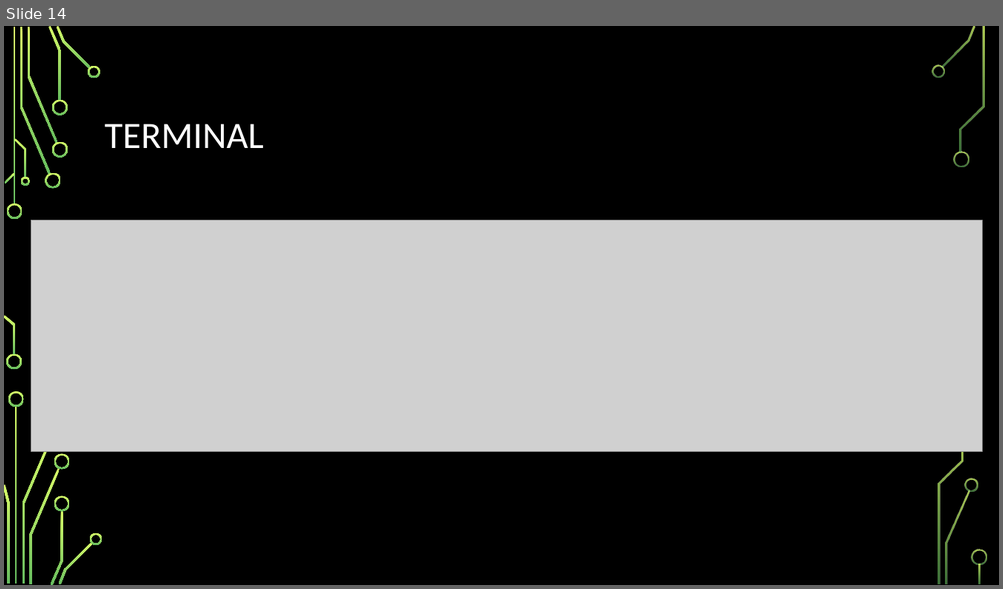
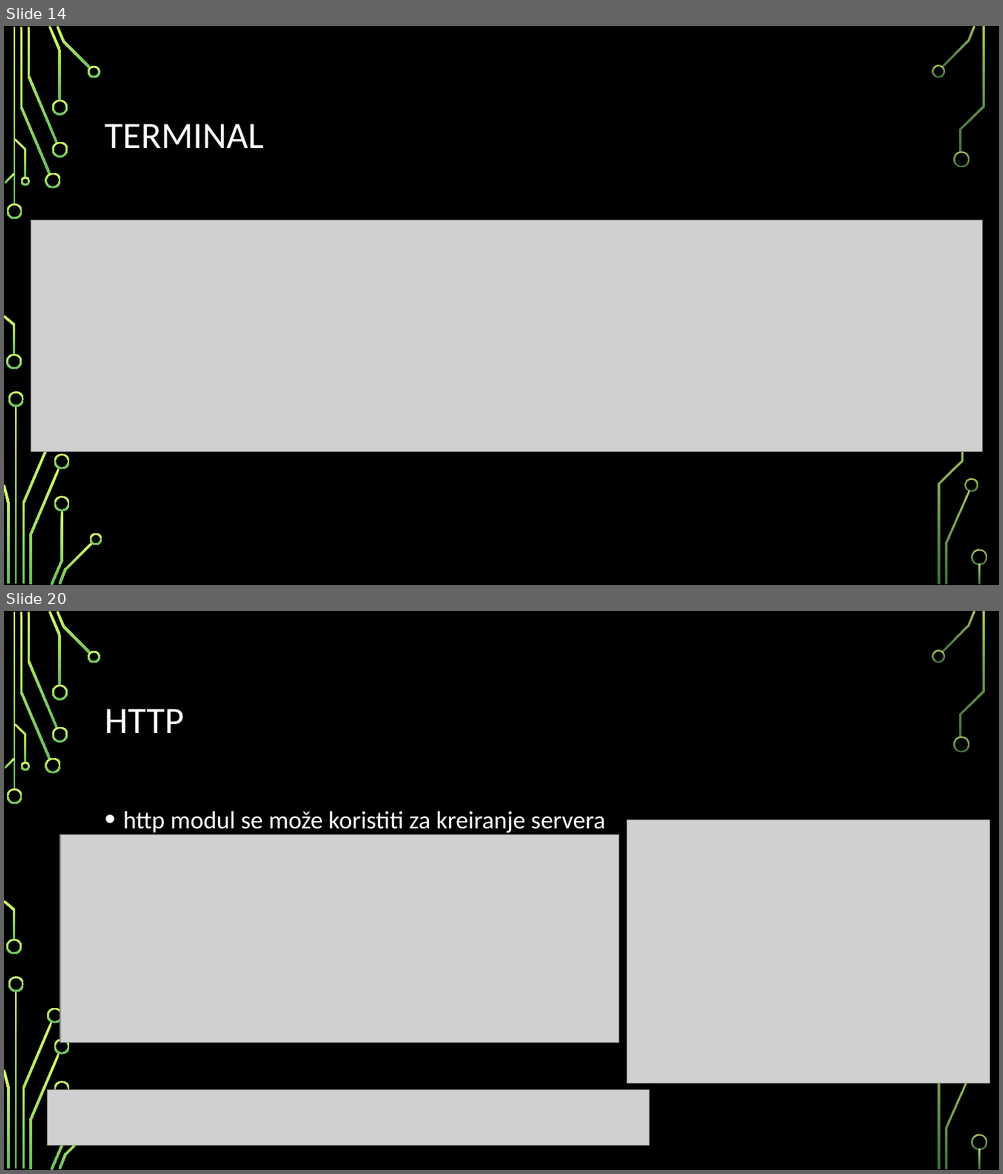
Before and after one commit to MihajloMilojevic/Sekcija, a slide deck: Nodejs/Node.js - prezentacija.pptx. Shown one above the other, each under a label of ours: slide 14 before the commit, slides 14 and 20 after it; the slides between them are not shown. The pictures are 1003x589 and 1003x1174 pixels, drawn with LibreOffice and Linux fonts; fonts in the diff are those of the drawing; grey boxes stand for pictures; background and template pictures are left out. Boxes give left, top, right and bottom in pixels: in the first picture for what was removed or moved away, otherwise in the second. Text is boxed around its words. In the diff, an @@ line names an element or a change of style, - is before the commit and + after.

Commit message:
buildin moduli

```diff
--- a/Nodejs/Node.js - prezentacija.pptx
+++ b/Nodejs/Node.js - prezentacija.pptx
@@ slide 20 added at (4, 611, 999, 1170), background picture (left out); not listed: 32 template elements that a slide beside it also shows @@
@@ title added at (105, 709, 184, 733), 36 pt, text #FFFFFF @@
+HTTP
@@ text added at (123, 811, 606, 835), 24 pt, text #FFFFFF @@
+• http modul se može koristiti za kreiranje servera
@@ picture added at (627, 820, 990, 1083) @@
@@ picture added at (60, 834, 619, 1043) @@
@@ freeform shape added at (47, 1008, 63, 1024), fill gradient #D8FC68 to #66BD5F @@
@@ picture added at (47, 1090, 649, 1146) @@
```
Also in this commit, not shown: 6 other slides added, 11 other files.
